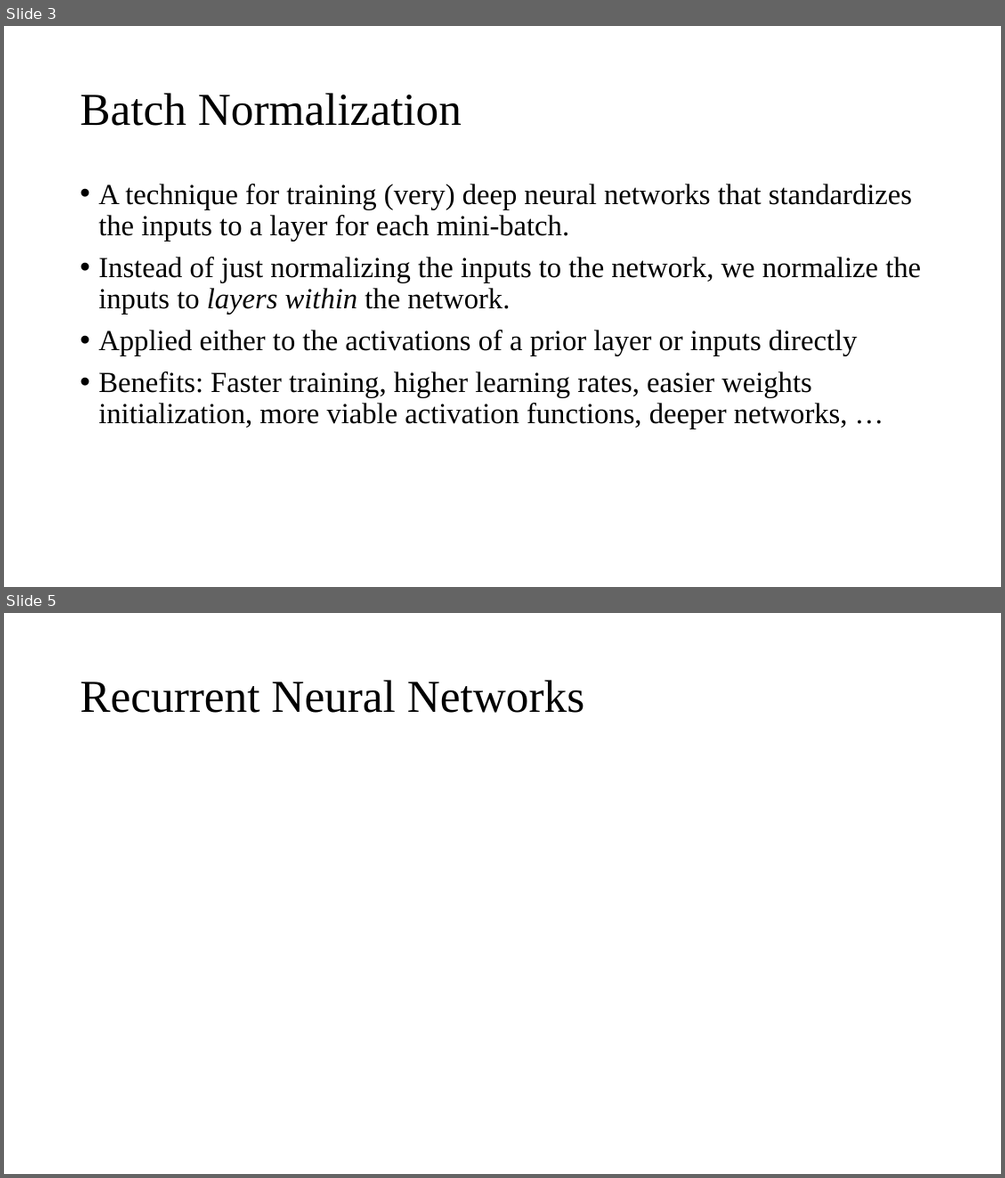
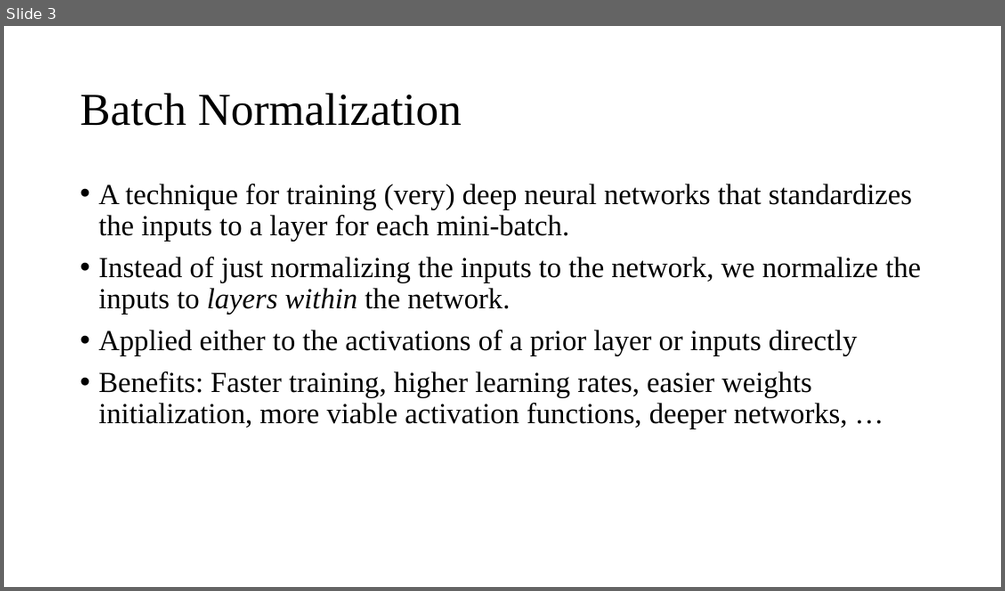
Before and after one commit to Amirosimani/Machine_Learning_Pratt, a slide deck: course slides/week_10.pptx. Shown one above the other, each under a label of ours: slides 3 and 5 before the commit, slide 3 after it; the slides between them are not shown. The pictures are 1005x1178 and 1005x591 pixels, drawn with LibreOffice and Linux fonts; fonts in the diff are those of the drawing. Boxes give left, top, right and bottom in pixels: in the first picture for what was removed or moved away, otherwise in the second. Text is boxed around its words. In the diff, an @@ line names an element or a change of style, - is before the commit and + after.

```diff
--- a/course slides/week_10.pptx
+++ b/course slides/week_10.pptx
@@ slide 5 removed at bbox=[4, 613, 1001, 1174], background #FFFFFF @@
@@ title removed at bbox=[80, 680, 585, 713] @@
-Recurrent Neural Networks
```
Also in this commit, not shown: 2 slides changed, 1 slide added, 1 other file.
